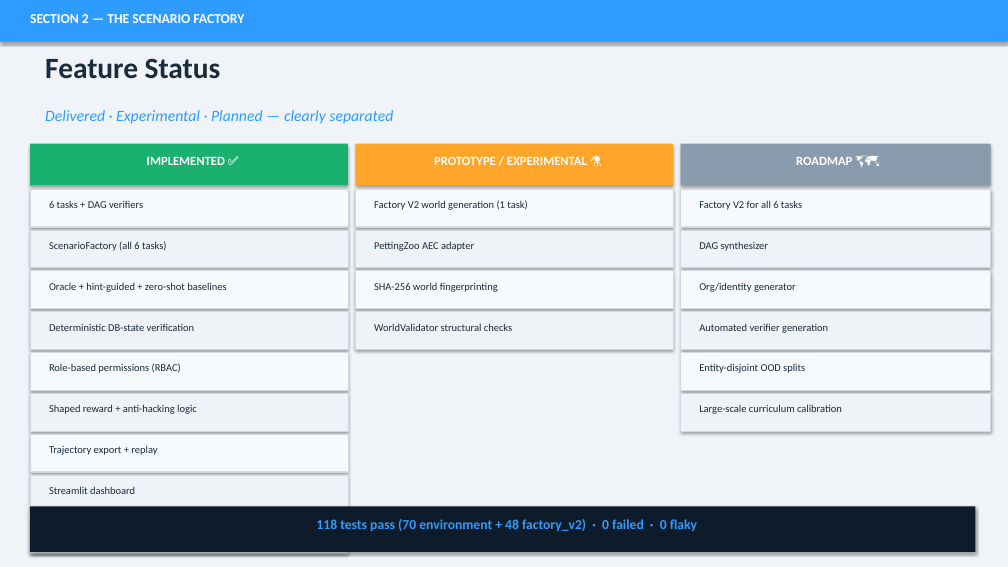
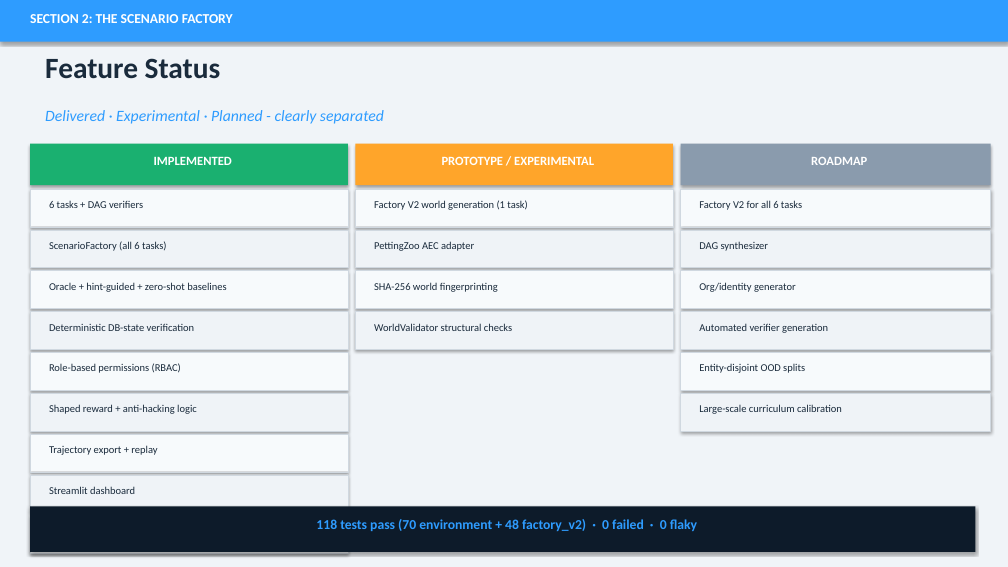
Before and after one commit to Gourang5/enterprise-marl-benchmark, a slide deck: slide 18 of deliverables/enterprise_marl_benchmark.pptx. Drawn at 1008x567 pixels with LibreOffice and Linux fonts; fonts in the diff are those of the drawing. Boxes give left, top, right and bottom in pixels: in the first picture for what was removed or moved away, otherwise in the second. Text is boxed around its words. In the diff, an @@ line names an element or a change of style, - is before the commit and + after.

```diff
--- a/deliverables/enterprise_marl_benchmark.pptx
+++ b/deliverables/enterprise_marl_benchmark.pptx
@@ text at (30, 14, 233, 23): text changed @@
-SECTION 2 — THE SCENARIO FACTORY
+SECTION 2: THE SCENARIO FACTORY
@@ text at (45, 110, 384, 124): text changed @@
-Delivered · Experimental · Planned — clearly separated
+Delivered · Experimental · Planned - clearly separated
@@ text at (154, 157, 232, 165): text changed @@
-IMPLEMENTED ✅
+IMPLEMENTED
@@ text at (442, 156, 594, 165): text changed @@
-PROTOTYPE / EXPERIMENTAL ⚗
+PROTOTYPE / EXPERIMENTAL
@@ text at (811, 157, 867, 165): text changed @@
-ROADMAP 🗺
+ROADMAP
```
Also in this commit, not shown: 18 other slides changed, 1 other file.
